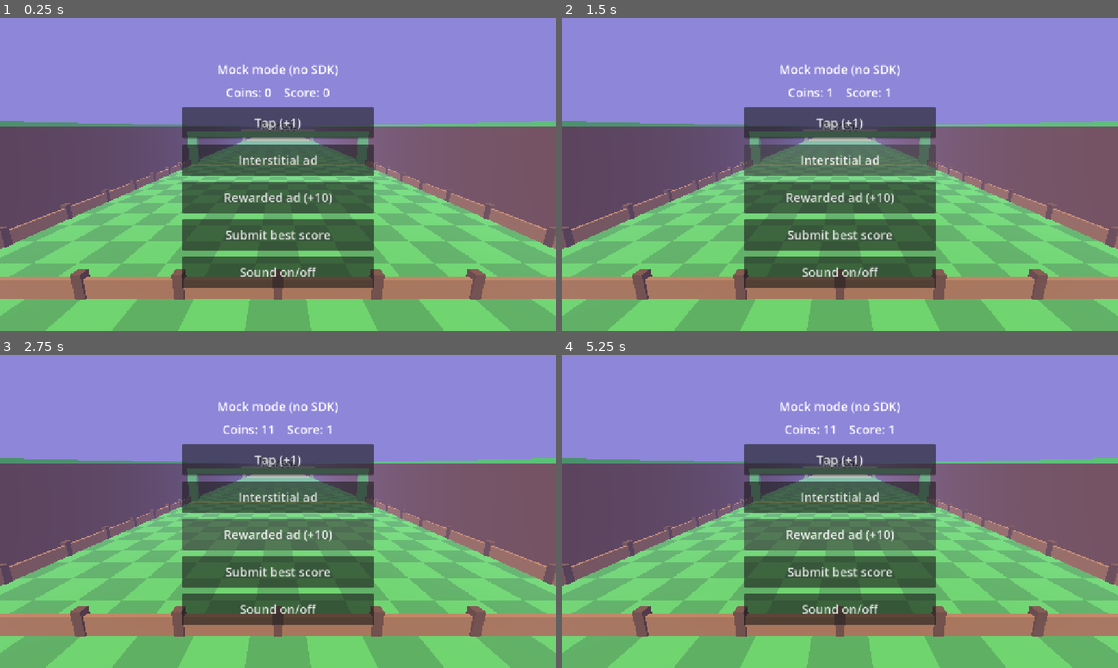
Above: before the commit, frames 1-4 (two rows, left to right).
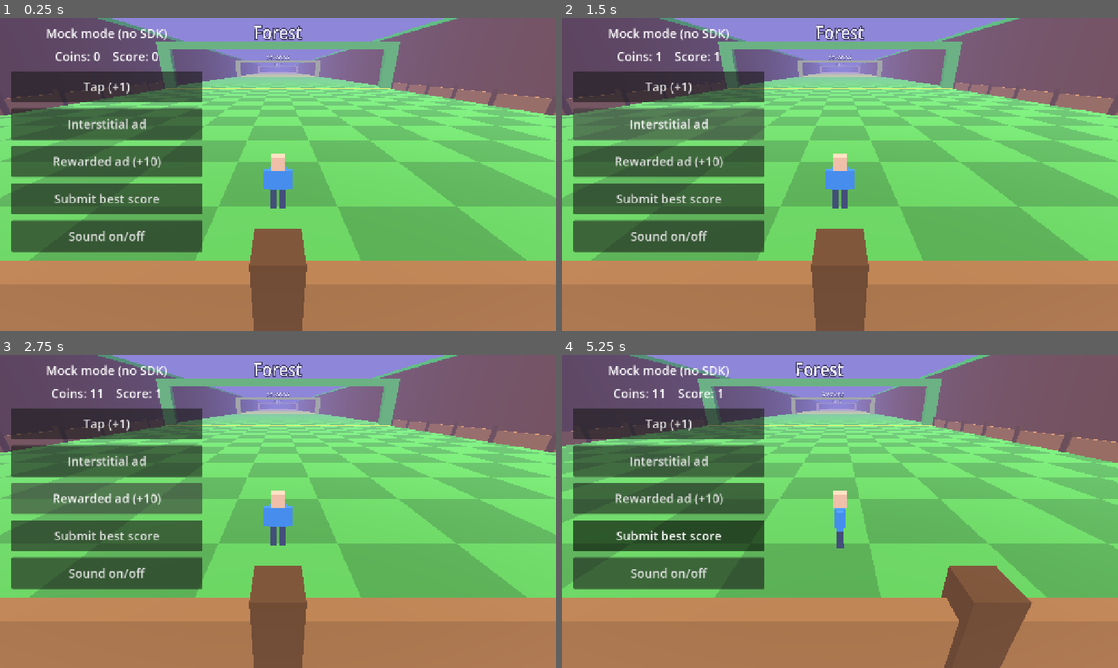
Above: after the commit, the same moments.

Repository: morrowelias9-create/feed-the-animals
Game: Godot game, scene res://scenes/main.tscn
The game is run twice, just before and just after one commit, with the same random seed, the same clock (stepped at 60 frames per second) and the same inputs.
Inputs (mouse positions are in pixels of both pictures, inside the frame that each line leads up to):
- Up to frame 1 (0.25 s): no input
- Up to frame 2 (1.5 s): click "Tap (+1)" at 0.5 s; click "Interstitial ad" at 1.25 s
- Up to frame 3 (2.75 s): click "Rewarded ad (+10)" at 2 s
- Up to frame 4 (5.25 s): click "Submit best score" at 2.75 s; click "Sound on/off" at 3.5 s; move the mouse to (962, 495) at 4.27 s; hold D (move_right, bound only after the commit) 4.28-5 s; click (962, 495) at 4.42 s; drag from (728, 527) to (812, 574) at 5.02 s

The runs differ from the first frame. In frame 1, 88% of the frame differs, in the area x 0-100%, y 0-100%; in frame 2, 88%; in frame 3, 88%; in frame 4, 89%.

Commit message:
T06: аватар, камера, ходьба

Diff:
--- a/scenes/main.gd
+++ b/scenes/main.gd
@@ -6,11 +6,13 @@
 var _stats: Label
 var _buttons := {}
 var _world_builder: WorldBuilder  # временно, в T13 станет частью чистого main
+var _player: Player
+var _camera_rig: CameraRig
 
 
 func _ready() -> void:
 	Loc.language_changed.connect(_refresh_texts)
-	_build_world_preview()
+	_build_world()
 	_build_ui()
 	_refresh_texts()
 	await Ya.initialize()
@@ -21,26 +23,30 @@
 	_refresh_texts()
 
 
-# ВРЕМЕННО (T05): мир и камера для проверки глазами. В T06 камеру заменит CameraRig.
-func _build_world_preview() -> void:
+# ВРЕМЕННО (T06): мир, игрок и камера. Демо-кнопки уберутся в T13.
+func _build_world() -> void:
 	var world: Node3D = Node3D.new()
 	world.name = "World"
 	add_child(world)
 	_world_builder = WorldBuilder.new()
 	_world_builder.build(world)
-	var cam: Camera3D = Camera3D.new()
-	cam.name = "TempCamera"
-	cam.fov = 70.0
-	cam.far = 2500.0
-	cam.position = Vector3(0.0, 12.0, 70.0)
-	cam.rotation_degrees = Vector3(-12.0, 0.0, 0.0)
-	world.add_child(cam)
-	cam.make_current()
+	_player = Player.new()
+	_player.name = "Player"
+	world.add_child(_player)
+	_camera_rig = CameraRig.new()
+	_camera_rig.name = "CameraRig"
+	world.add_child(_camera_rig)
+	_player.camera_rig = _camera_rig
+	_camera_rig.set_follow_target(_player)
+	_camera_rig.snap_to_target()
 
 
 func _build_ui() -> void:
 	var center := CenterContainer.new()
-	center.set_anchors_preset(Control.PRESET_FULL_RECT)
+	center.set_anchors_preset(Control.PRESET_TOP_LEFT)
+	center.position = Vector2(16.0, 16.0)
+	center.size = Vector2(460.0, 460.0)
+	center.mouse_filter = Control.MOUSE_FILTER_IGNORE
 	add_child(center)
 	var box := VBoxContainer.new()
 	box.add_theme_constant_override("separation", 14)
--- a/scenes/main.tscn
+++ b/scenes/main.tscn
@@ -9,4 +9,5 @@
 anchor_bottom = 1.0
 grow_horizontal = 2
 grow_vertical = 2
+mouse_filter = 2
 script = ExtResource("1")
--- /dev/null
+++ b/scripts/world/avatar.gd
@@ -0,0 +1,192 @@
+class_name Avatar
+extends Node3D
+## Блочный человечек из шести BoxMesh: голова, торс, две руки и две ноги на шарнирах.
+## Анимации (ходьба, стойка, замах, подтягивание) считаются кодом в _process.
+
+const WALK_SPEED_MAX: float = 7.0
+const WALK_PHASE_PER_M: float = 1.9          # радиан фазы на метр пути
+const WALK_LEG_SWING: float = 0.62           # радиан
+const WALK_ARM_SWING: float = 0.48
+const WALK_AMP_RATE: float = 8.0             # скорость появления и затухания шага
+const WALK_BOB: float = 0.035
+const THROW_TIME: float = 0.55
+const PULLUP_DEFAULT: float = 0.3
+
+# Размеры частей (м). Ноги стоят на земле, рост около 1.84 м.
+const HEAD_SIZE: Vector3 = Vector3(0.42, 0.44, 0.42)
+const HEAD_Y: float = 1.62
+const TORSO_SIZE: Vector3 = Vector3(0.55, 0.65, 0.32)
+const TORSO_Y: float = 1.075
+const ARM_SIZE: Vector3 = Vector3(0.18, 0.62, 0.20)
+const ARM_X: float = 0.365
+const SHOULDER_Y: float = 1.36
+const LEG_SIZE: Vector3 = Vector3(0.22, 0.75, 0.24)
+const LEG_X: float = 0.15
+const HIP_Y: float = 0.75
+
+const COLOR_SKIN: Color = Color("#F2C29B")
+const COLOR_SHIRT: Color = Color("#3E8EDE")
+const COLOR_PANTS: Color = Color("#3A4A6B")
+
+var _pivot_arm_l: Node3D
+var _pivot_arm_r: Node3D
+var _pivot_leg_l: Node3D
+var _pivot_leg_r: Node3D
+var _mat_skin: StandardMaterial3D
+var _mat_shirt: StandardMaterial3D
+var _mat_pants: StandardMaterial3D
+
+var _skin_color: Color = COLOR_SKIN
+var _shirt_color: Color = COLOR_SHIRT
+var _pants_color: Color = COLOR_PANTS
+
+var _built: bool = false
+var _walk_speed: float = 0.0
+var _walk_amp: float = 0.0
+var _walk_phase: float = 0.0
+var _throw_t: float = 0.0
+var _pullup_t: float = 0.0
+var _pullup_duration: float = PULLUP_DEFAULT
+
+
+func _ready() -> void:
+	_build()
+	_apply_colors()
+
+
+## Цвета частей: кожа (голова), рубашка (торс и руки), штаны (ноги).
+func set_colors(skin: Color, shirt: Color, pants: Color) -> void:
+	_skin_color = skin
+	_shirt_color = shirt
+	_pants_color = pants
+	if _built:
+		_apply_colors()
+
+
+## Текущая скорость ходьбы в м/с. 0 останавливает анимацию шага.
+func set_walk(speed: float) -> void:
+	_walk_speed = clampf(speed, 0.0, WALK_SPEED_MAX)
+
+
+func play_throw() -> void:
+	_throw_t = THROW_TIME
+
+
+func play_pullup(duration: float = PULLUP_DEFAULT) -> void:
+	_pullup_duration = maxf(duration, 0.05)
+	_pullup_t = _pullup_duration
+
+
+func reset_pose() -> void:
+	_walk_speed = 0.0
+	_walk_amp = 0.0
+	_walk_phase = 0.0
+	_throw_t = 0.0
+	_pullup_t = 0.0
+	position.y = 0.0
+	_apply_pose(0.0, 0.0, 0.0, 0.0)
+
+
+func _process(delta: float) -> void:
+	if not _built:
+		return
+
+	var target_amp: float = 1.0 if _walk_speed > 0.15 else 0.0
+	_walk_amp = lerpf(_walk_amp, target_amp, clampf(delta * WALK_AMP_RATE, 0.0, 1.0))
+	_walk_phase += _walk_speed * WALK_PHASE_PER_M * delta
+
+	var swing: float = sin(_walk_phase) * _walk_amp
+	var leg_l: float = swing * WALK_LEG_SWING
+	var leg_r: float = -swing * WALK_LEG_SWING
+	var arm_l: float = -swing * WALK_ARM_SWING
+	var arm_r: float = swing * WALK_ARM_SWING
+
+	if _throw_t > 0.0:
+		_throw_t = maxf(_throw_t - delta, 0.0)
+		var progress: float = 1.0 - _throw_t / THROW_TIME
+		arm_r = _throw_angle(progress)
+
+	var y_offset: float = absf(sin(_walk_phase)) * WALK_BOB * _walk_amp
+	if _pullup_t > 0.0:
+		_pullup_t = maxf(_pullup_t - delta, 0.0)
+		var progress: float = 1.0 - _pullup_t / _pullup_duration
+		var k: float = sin(progress * PI)
+		arm_l = 2.8 * k
+		arm_r = 2.8 * k
+		y_offset += 0.28 * k
+
+	position.y = y_offset
+	_apply_pose(arm_l, arm_r, leg_l, leg_r)
+
+
+# Кривая замаха: назад, резко вперёд и плавный возврат к стойке.
+func _throw_angle(progress: float) -> float:
+	if progress < 0.3:
+		return lerpf(0.0, -1.0, progress / 0.3)
+	if progress < 0.6:
+		return lerpf(-1.0, 2.4, (progress - 0.3) / 0.3)
+	return lerpf(2.4, 0.0, (progress - 0.6) / 0.4)
+
+
+func _apply_pose(arm_l: float, arm_r: float, leg_l: float, leg_r: float) -> void:
+	if _pivot_arm_l == null:
+		return
+	_pivot_arm_l.rotation.x = arm_l
+	_pivot_arm_r.rotation.x = arm_r
+	_pivot_leg_l.rotation.x = leg_l
+	_pivot_leg_r.rotation.x = leg_r
+
+
+func _build() -> void:
+	_mat_skin = _make_material()
+	_mat_shirt = _make_material()
+	_mat_pants = _make_material()
+
+	_box("Torso", TORSO_SIZE, Vector3(0.0, TORSO_Y, 0.0), _mat_shirt, self)
+	_box("Head", HEAD_SIZE, Vector3(0.0, HEAD_Y, 0.0), _mat_skin, self)
+
+	_pivot_arm_l = _joint("ArmLeft", Vector3(-ARM_X, SHOULDER_Y, 0.0))
+	_box("ArmLeftMesh", ARM_SIZE, Vector3(0.0, -ARM_SIZE.y / 2.0, 0.0), _mat_shirt, _pivot_arm_l)
+	_pivot_arm_r = _joint("ArmRight", Vector3(ARM_X, SHOULDER_Y, 0.0))
+	_box("ArmRightMesh", ARM_SIZE, Vector3(0.0, -ARM_SIZE.y / 2.0, 0.0), _mat_shirt, _pivot_arm_r)
+
+	_pivot_leg_l = _joint("LegLeft", Vector3(-LEG_X, HIP_Y, 0.0))
+	_box("LegLeftMesh", LEG_SIZE, Vector3(0.0, -LEG_SIZE.y / 2.0, 0.0), _mat_pants, _pivot_leg_l)
+	_pivot_leg_r = _joint("LegRight", Vector3(LEG_X, HIP_Y, 0.0))
+	_box("LegRightMesh", LEG_SIZE, Vector3(0.0, -LEG_SIZE.y / 2.0, 0.0), _mat_pants, _pivot_leg_r)
+
+	_built = true
+
+
+func _joint(joint_name: String, pos: Vector3) -> Node3D:
+	var joint: Node3D = Node3D.new()
+	joint.name = joint_name
+	joint.position = pos
+	add_child(joint)
+	return joint
+
+
+func _box(node_name: String, size: Vector3, pos: Vector3, mat: StandardMaterial3D, parent: Node3D) -> MeshInstance3D:
+	var mesh: BoxMesh = BoxMesh.new()
+	mesh.size = size
+	var mi: MeshInstance3D = MeshInstance3D.new()
+	mi.name = node_name
+	mi.mesh = mesh
+	mi.position = pos
+	mi.material_override = mat
+	mi.cast_shadow = GeometryInstance3D.SHADOW_CASTING_SETTING_OFF
+	parent.add_child(mi)
+	return mi
+
+
+func _make_material() -> StandardMaterial3D:
+	var mat: StandardMaterial3D = StandardMaterial3D.new()
+	mat.roughness = 1.0
+	mat.metallic = 0.0
+	return mat
+
+
+func _apply_colors() -> void:
+	_mat_skin.albedo_color = _skin_color
+	_mat_shirt.albedo_color = _shirt_color
+	_mat_pants.albedo_color = _pants_color
--- /dev/null
+++ b/scripts/world/camera_rig.gd
@@ -0,0 +1,146 @@
+class_name CameraRig
+extends Node3D
+## Орбитальная камера от третьего лица (справочник R2).
+## Наведение: yaw и pitch, дистанция 4-12 м, поле зрения 70.
+## Камера следует за целью, умеет лететь за едой и плавно возвращаться к игроку.
+
+const FOV: float = 70.0
+const FAR: float = 2500.0
+const PITCH_MIN_DEG: float = -60.0
+const PITCH_MAX_DEG: float = -5.0
+const DISTANCE_MIN: float = 4.0
+const DISTANCE_MAX: float = 12.0
+const DISTANCE_DEFAULT: float = 7.0
+const FOCUS_HEIGHT: float = 1.2
+
+# Камера в полёте за едой: 10 м позади и 5 м выше.
+const FOOD_BACK: float = 10.0
+const FOOD_UP: float = 5.0
+const RETURN_DEFAULT: float = 0.8
+
+# ВРЕМЕННО (T06): ввод мышью до появления InputRouter в T07.
+const DRAG_SENS_DEG: float = 0.25
+const ZOOM_STEP: float = 1.12
+
+var camera: Camera3D
+var yaw_deg: float = 0.0
+var pitch_deg: float = -25.0
+var distance: float = DISTANCE_DEFAULT
+
+var _target: Node3D
+var _food: Node3D
+var _look_focus: Vector3 = Vector3.ZERO
+var _dragging: bool = false
+
+var _return_left: float = 0.0
+var _return_total: float = 0.0
+var _return_from_pos: Vector3 = Vector3.ZERO
+var _return_from_focus: Vector3 = Vector3.ZERO
+
+
+func _ready() -> void:
+	camera = Camera3D.new()
+	camera.name = "Camera"
+	camera.fov = FOV
+	camera.near = 0.1
+	camera.far = FAR
+	add_child(camera)
+	camera.make_current()
+
+
+func _process(delta: float) -> void:
+	if camera == null:
+		return
+
+	if _return_left > 0.0 and _target != null:
+		_return_left = maxf(_return_left - delta, 0.0)
+		var k: float = 1.0 - _return_left / _return_total
+		k = smoothstep(0.0, 1.0, k)
+		var target_pos: Vector3 = _orbit_position()
+		var target_focus: Vector3 = _focus_position()
+		camera.global_position = _return_from_pos.lerp(target_pos, k)
+		_look_focus = _return_from_focus.lerp(target_focus, k)
+		camera.look_at(_look_focus, Vector3.UP)
+		return
+
+	if _food != null and is_instance_valid(_food):
+		var food_pos: Vector3 = _food.global_position
+		camera.global_position = food_pos + Vector3(0.0, FOOD_UP, FOOD_BACK)
+		_look_focus = food_pos
+		camera.look_at(_look_focus, Vector3.UP)
+		return
+
+	if _target != null:
+		camera.global_position = _orbit_position()
+		_look_focus = _focus_position()
+		camera.look_at(_look_focus, Vector3.UP)
+
+
+func set_follow_target(target: Node3D) -> void:
+	_target = target
+	_food = null
+	_return_left = 0.0
+
+
+## Поворот камеры в градусах: x это yaw, y это pitch.
+func rotate_by(delta_deg: Vector2) -> void:
+	yaw_deg -= delta_deg.x * DRAG_SENS_DEG
+	pitch_deg = clampf(pitch_deg - delta_deg.y * DRAG_SENS_DEG, PITCH_MIN_DEG, PITCH_MAX_DEG)
+
+
+## Шаги колеса мыши: положительное значение отдаляет камеру.
+func zoom(steps: float) -> void:
+	distance = clampf(distance * pow(ZOOM_STEP, steps), DISTANCE_MIN, DISTANCE_MAX)
+
+
+func snap_to_target() -> void:
+	_food = null
+	_return_left = 0.0
+	if camera == null or _target == null:
+		return
+	camera.global_position = _orbit_position()
+	_look_focus = _focus_position()
+	camera.look_at(_look_focus, Vector3.UP)
+
+
+func follow_food(node: Node3D) -> void:
+	_food = node
+	_return_left = 0.0
+
+
+## Плавно вернуть камеру к текущей цели за duration секунд.
+func return_to_player(duration: float = RETURN_DEFAULT) -> void:
+	if _target == null or camera == null:
+		return
+	_food = null
+	_return_total = maxf(duration, 0.001)
+	_return_left = _return_total
+	_return_from_pos = camera.global_position
+	_return_from_focus = _look_focus
+
+
+func _orbit_position() -> Vector3:
+	var basis: Basis = Basis.from_euler(Vector3(deg_to_rad(pitch_deg), deg_to_rad(yaw_deg), 0.0))
+	return _focus_position() + basis * Vector3(0.0, 0.0, distance)
+
+
+func _focus_position() -> Vector3:
+	return _target.global_position + Vector3(0.0, FOCUS_HEIGHT, 0.0)
+
+
+# ВРЕМЕННО (T06): перетаскивание мышью и колесо. В T07 ввод придёт из InputRouter.
+func _unhandled_input(event: InputEvent) -> void:
+	if event is InputEventMouseButton:
+		var mb: InputEventMouseButton = event as InputEventMouseButton
+		if mb.button_index == MOUSE_BUTTON_LEFT:
+			_dragging = mb.pressed
+		elif mb.pressed and mb.button_index == MOUSE_BUTTON_WHEEL_UP:
+			zoom(-1.0)
+		elif mb.pressed and mb.button_index == MOUSE_BUTTON_WHEEL_DOWN:
+			zoom(1.0)
+	elif event is InputEventMouseMotion and _dragging:
+		if not Input.is_mouse_button_pressed(MOUSE_BUTTON_LEFT):
+			_dragging = false
+			return
+		var mm: InputEventMouseMotion = event as InputEventMouseMotion
+		rotate_by(mm.relative)
--- /dev/null
+++ b/scripts/world/player.gd
@@ -0,0 +1,78 @@
+class_name Player
+extends Node3D
+## Игрок без физики: ходит по участку, смотрит по направлению движения, не выходит за границы.
+## Ввод пока напрямую: WASD и стрелки через действия, созданные в коде (в T07 придёт InputRouter).
+
+const SPEED: float = 7.0
+const TURN_RATE: float = 14.0
+
+const ACTION_FORWARD: StringName = &"move_forward"
+const ACTION_BACK: StringName = &"move_back"
+const ACTION_LEFT: StringName = &"move_left"
+const ACTION_RIGHT: StringName = &"move_right"
+
+var avatar: Avatar
+var camera_rig: CameraRig
+var enabled: bool = true
+
+var _facing: float = 0.0
+
+
+func _ready() -> void:
+	_ensure_input_actions()
+	avatar = Avatar.new()
+	avatar.name = "Avatar"
+	add_child(avatar)
+	position = WorldLayout.spawn_position()
+	rotation.y = 0.0
+
+
+func _process(delta: float) -> void:
+	if avatar == null:
+		return
+	if not enabled:
+		avatar.set_walk(0.0)
+		return
+
+	var input: Vector2 = Input.get_vector(ACTION_LEFT, ACTION_RIGHT, ACTION_FORWARD, ACTION_BACK)
+	var move_len: float = input.length()
+	var direction: Vector3 = Vector3.ZERO
+	if move_len > 0.01:
+		direction = Vector3(input.x, 0.0, input.y) / move_len
+		if camera_rig != null:
+			direction = direction.rotated(Vector3.UP, deg_to_rad(camera_rig.yaw_deg))
+		_face(direction, delta)
+		_move(direction, move_len * SPEED * delta)
+	avatar.set_walk(SPEED * move_len)
+
+
+func _face(direction: Vector3, delta: float) -> void:
+	var target: float = atan2(-direction.x, -direction.z)
+	_facing = lerp_angle(_facing, target, clampf(TURN_RATE * delta, 0.0, 1.0))
+	rotation.y = _facing
+
+
+func _move(direction: Vector3, step: float) -> void:
+	var bounds: Rect2 = WorldLayout.player_bounds()
+	var next: Vector3 = position + direction * step
+	next.x = clampf(next.x, bounds.position.x, bounds.end.x)
+	next.z = clampf(next.z, bounds.position.y, bounds.end.y)
+	next.y = 0.0
+	position = next
+
+
+func _ensure_input_actions() -> void:
+	_add_action(ACTION_FORWARD, [KEY_W, KEY_UP])
+	_add_action(ACTION_BACK, [KEY_S, KEY_DOWN])
+	_add_action(ACTION_LEFT, [KEY_A, KEY_LEFT])
+	_add_action(ACTION_RIGHT, [KEY_D, KEY_RIGHT])
+
+
+func _add_action(action: StringName, keys: Array) -> void:
+	if not InputMap.has_action(action):
+		InputMap.add_action(action)
+	for key in keys:
+		var event: InputEventKey = InputEventKey.new()
+		event.physical_keycode = key
+		if not InputMap.action_has_event(action, event):
+			InputMap.action_add_event(action, event)
Not shown, added: scripts/world/avatar.gd.uid
Not shown, added: scripts/world/camera_rig.gd.uid
Not shown, added: scripts/world/player.gd.uid
Not shown, changed: docs/PROGRESS.md
